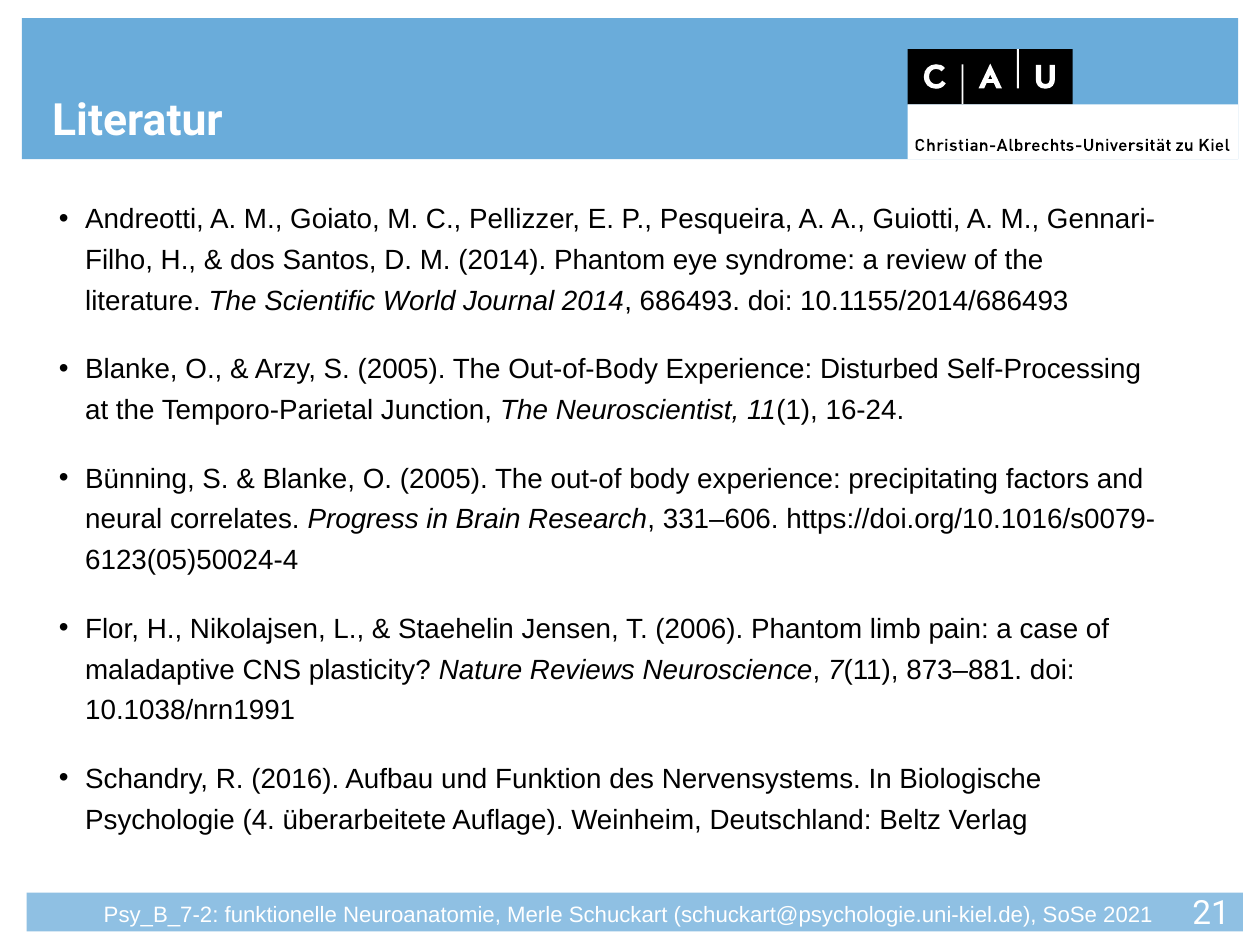
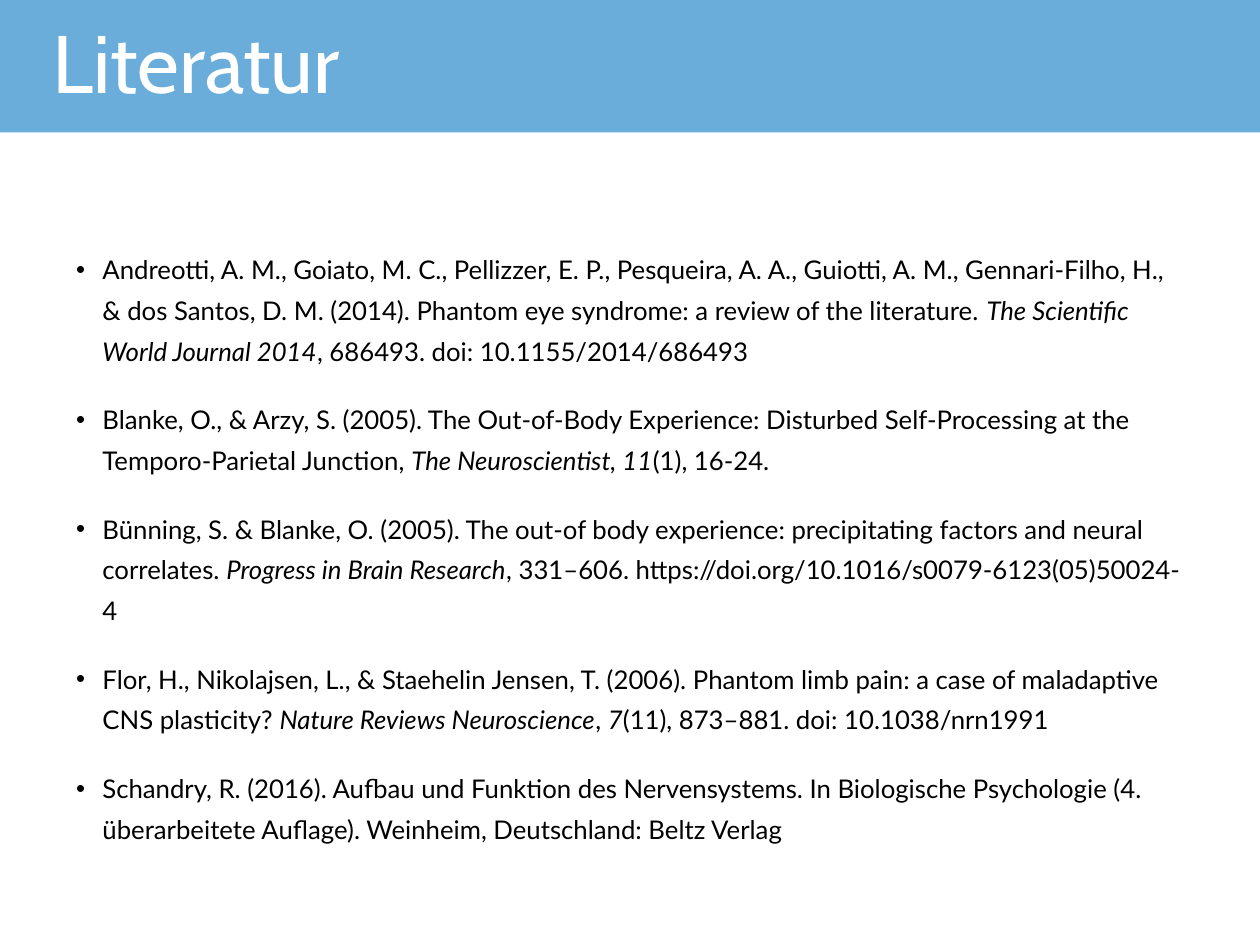
Before and after one commit to JuliusWelzel/teaching, a slide deck: slide 22 of seminars/funct_neuroanatomy_jw/Seminarfolien/FunNeuro_S07_Schmerz_MS.pptx (slide 21 before the commit). Drawn at 1260x945 pixels with LibreOffice and Linux fonts; fonts in the diff are those of the drawing; background and template pictures are left out. Boxes give left, top, right and bottom in pixels: in the first picture for what was removed or moved away, otherwise in the second. Text is boxed around its words. In the diff, an @@ line names an element or a change of style, - is before the commit and + after.

Commit message:
[ADD] slides pain

```diff
--- a/seminars/funct_neuroanatomy_jw/Seminarfolien/FunNeuro_S07_Schmerz_MS.pptx
+++ b/seminars/funct_neuroanatomy_jw/Seminarfolien/FunNeuro_S07_Schmerz_MS.pptx
@@ title "Literatur": place and size @@
-title "Literatur" at box(52, 102, 223, 136)
+title "Literatur" at box(53, 36, 340, 94)
@@ title "Literatur" at box(53, 36, 340, 94): size 24 to 44 pt, font Roboto to Cabin, bold off; vertical alignment bottom to middle @@
@@ rectangle: place and size @@
-rectangle at box(21, 19, 1239, 160)
+rectangle at box(0, 0, 1260, 132)
@@ group removed at box(908, 49, 1239, 159): 4 rectangles, 4 freeform shapes @@
@@ text "Andreotti, A. M., Goiato, M. ...": place and size @@
-text "Andreotti, A. M., Goiato, M. ..." at box(85, 208, 1155, 834)
+text "Andreotti, A. M., Goiato, M. ..." at box(102, 260, 1180, 844)
@@ text "Andreotti, A. M., Goiato, M. ..." at box(102, 260, 1180, 844): size 15 to 13.9 pt, font Arial to Lato @@
@@ rectangle removed at box(27, 893, 1244, 932) @@
@@ text removed at box(104, 906, 1152, 927) @@
-Psy_B_7-2: funktionelle Neuroanatomie, Merle Schuckart (schuckart@psychologie.uni-kiel.de), SoSe 2021
@@ page number removed at box(1192, 900, 1229, 933) @@
-21
```
Also in this commit, not shown: 19 other slides changed, 3 slides added, 2 slides removed, 8 other files.
